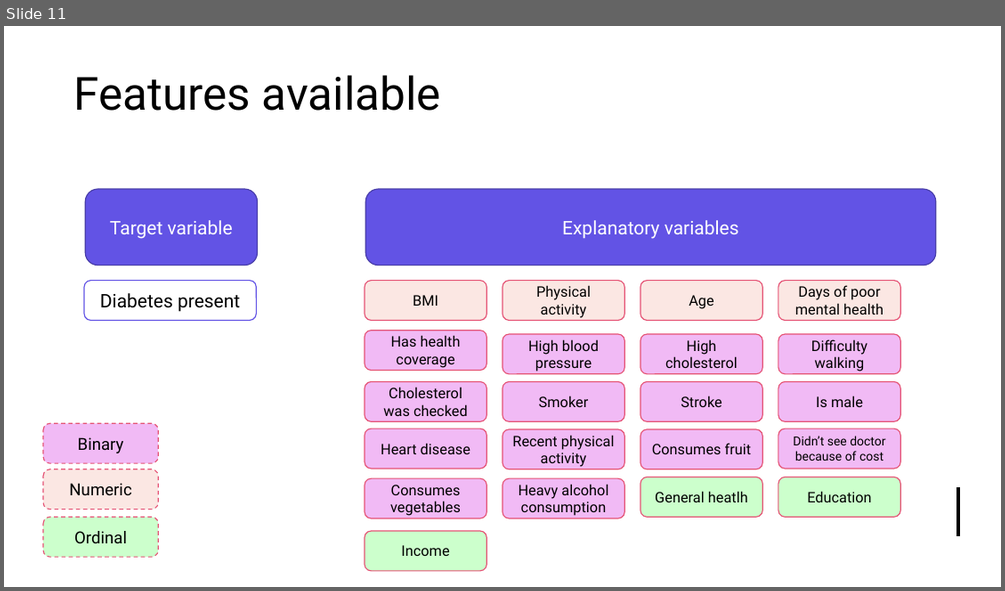
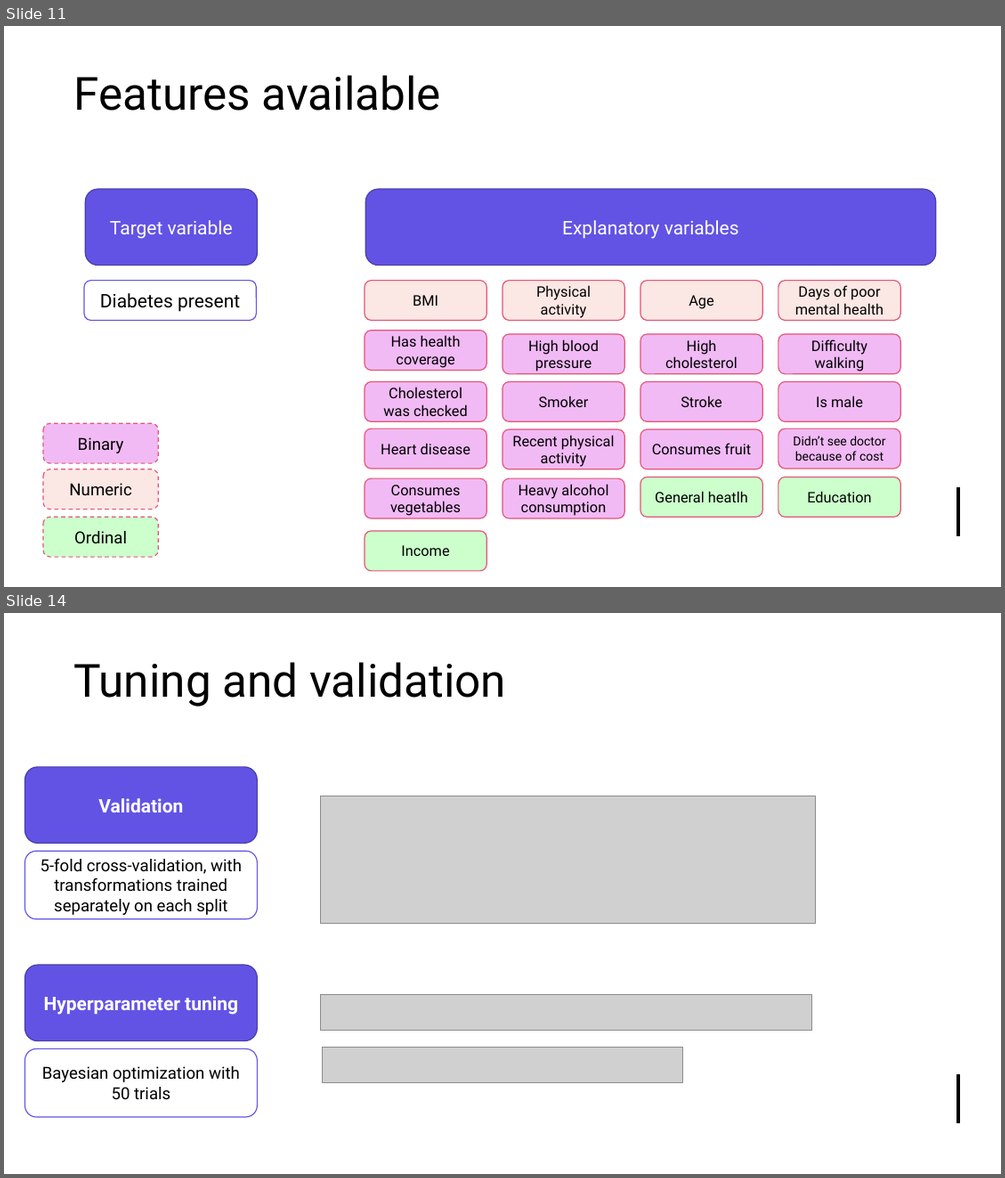
Before and after one commit to tjstarak/DSBA-ML2, a slide deck: slides/ML2_deck.pptx. Shown one above the other, each under a label of ours: slide 11 before the commit, slides 11 and 14 after it; the slides between them are not shown. The pictures are 1005x591 and 1005x1178 pixels, drawn with LibreOffice and Linux fonts; fonts in the diff are those of the drawing; grey boxes stand for pictures. Boxes give left, top, right and bottom in pixels: in the first picture for what was removed or moved away, otherwise in the second. Text is boxed around its words. In the diff, an @@ line names an element or a change of style, - is before the commit and + after.

```diff
--- a/slides/ML2_deck.pptx
+++ b/slides/ML2_deck.pptx
@@ slide 14 added at (x1=4, y1=613, x2=1001, y2=1174), background #FFFFFF; not listed: 3 template elements that a slide beside it also shows @@
@@ title added at (x1=73, y1=662, x2=506, y2=706), 44 pt, text #000000 @@
+Tuning and validation
@@ rounded rectangle added at (x1=25, y1=767, x2=258, y2=844), fill #6253E5, outline #493DA9 1 pt, 18 pt, text #FFFFFF, bold @@
+Validation
@@ picture added at (x1=320, y1=796, x2=816, y2=925) @@
@@ rounded rectangle added at (x1=25, y1=851, x2=258, y2=919), fill #FFFFFF, outline #6253E5 1 pt, 16 pt, text #000000 @@
+5-fold cross-validation, with transformations trained separately on each split
@@ rounded rectangle added at (x1=25, y1=965, x2=258, y2=1041), fill #6253E5, outline #493DA9 1 pt, 18 pt, text #FFFFFF, bold @@
+Hyperparameter tuning
@@ picture added at (x1=320, y1=995, x2=811, y2=1030) @@
@@ rounded rectangle added at (x1=25, y1=1049, x2=258, y2=1117), fill #FFFFFF, outline #6253E5 1 pt, 16 pt, text #000000 @@
+Bayesian optimization with 50 trials
@@ picture added at (x1=323, y1=1046, x2=683, y2=1083) @@
```
Also in this commit, not shown: 1 slide changed, 3 other slides added.
